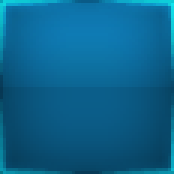
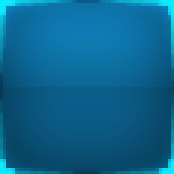
Layers edited between the first and the second 174x174 image:
showed group "boder" (4 layers) over [0, 0, 174, 174]
